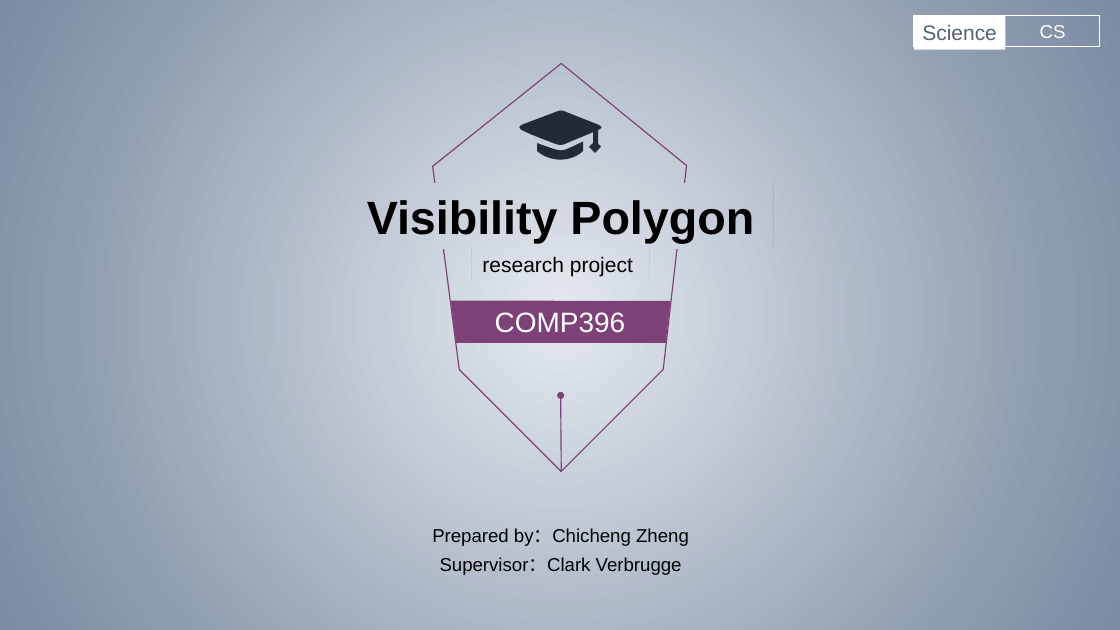
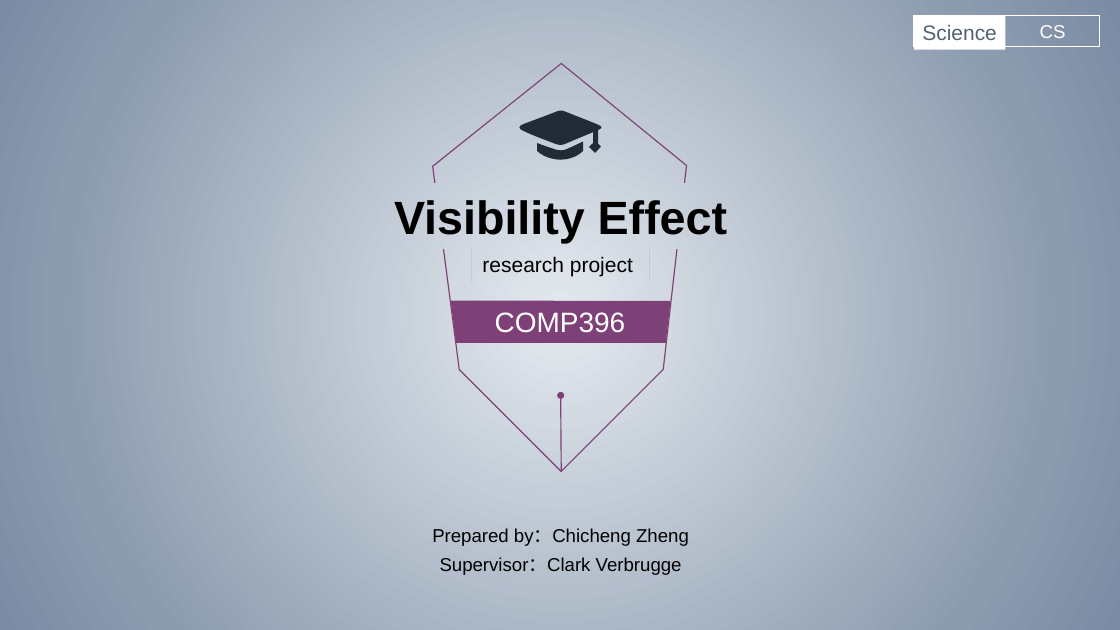
Before and after one commit to zhuangzhuang131419/McGill, a slide deck: slide 1 of COMP396/Presentation.pptx. Drawn at 1120x630 pixels with LibreOffice and Linux fonts; fonts in the diff are those of the drawing. Boxes give left, top, right and bottom in pixels: in the first picture for what was removed or moved away, otherwise in the second. Text is boxed around its words. In the diff, an @@ line names an element or a change of style, - is before the commit and + after.

```diff
--- a/COMP396/Presentation.pptx
+++ b/COMP396/Presentation.pptx
@@ text at box(394, 200, 728, 243): text changed @@
-Visibility Polygon
+Visibility Effect
```
Also in this commit, not shown: 5 other slides changed, 2 slides added, 1 slide removed.
